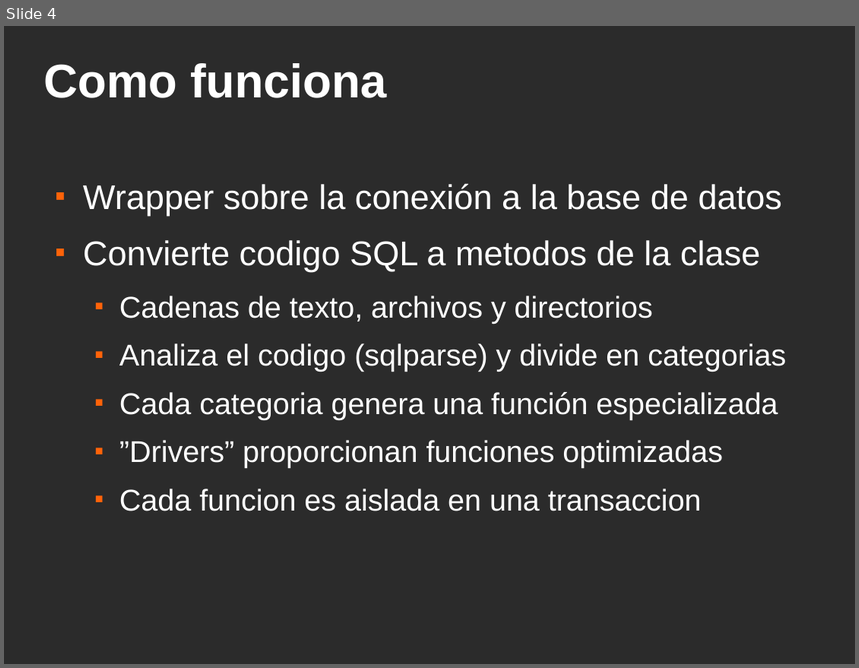
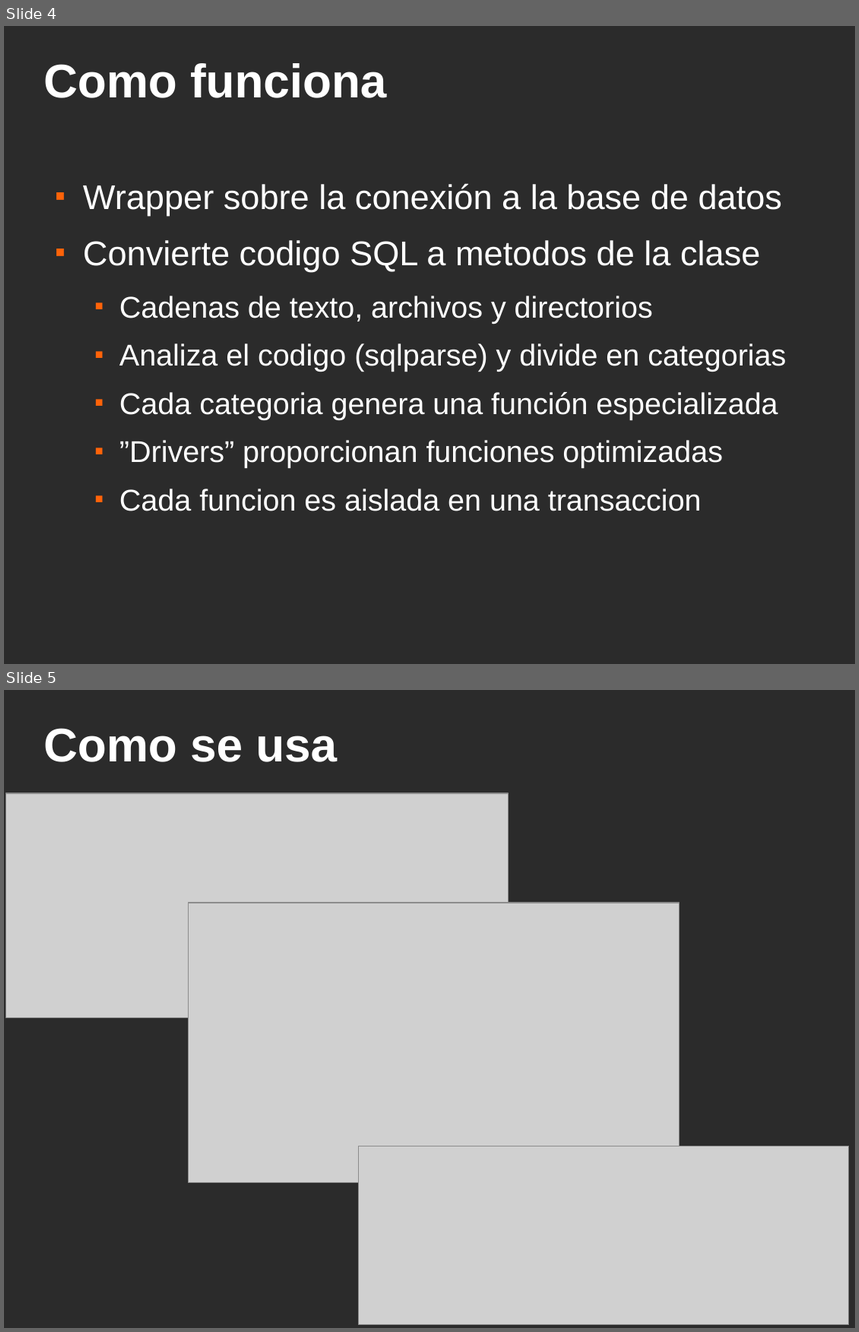
Before and after one commit to piranna/AntiORM, a slide deck: AntiORM.odp. Shown one above the other, each under a label of ours: slide 4 before the commit, slides 4 and 5 after it. The pictures are 859x668 and 859x1332 pixels, drawn with LibreOffice and Linux fonts; fonts in the diff are those of the drawing; grey boxes stand for pictures; background and template pictures are left out; a plain dark background stands for a picture behind light text. Boxes give left, top, right and bottom in pixels: in the first picture for what was removed or moved away, otherwise in the second. Text is boxed around its words. In the diff, an @@ line names an element or a change of style, - is before the commit and + after.

```diff
--- a/AntiORM.odp
+++ b/AntiORM.odp
@@ slide 5 added at (4, 690, 855, 1328), background picture (left out) @@
@@ title added at (44, 728, 337, 762), 44 pt, text #FFFFFF, bold @@
+Como se usa
@@ picture added at (6, 793, 509, 1018) @@
@@ picture added at (188, 904, 679, 1182) @@
@@ picture added at (358, 1147, 849, 1325) @@
```
Also in this commit, not shown: 1 slide changed.
